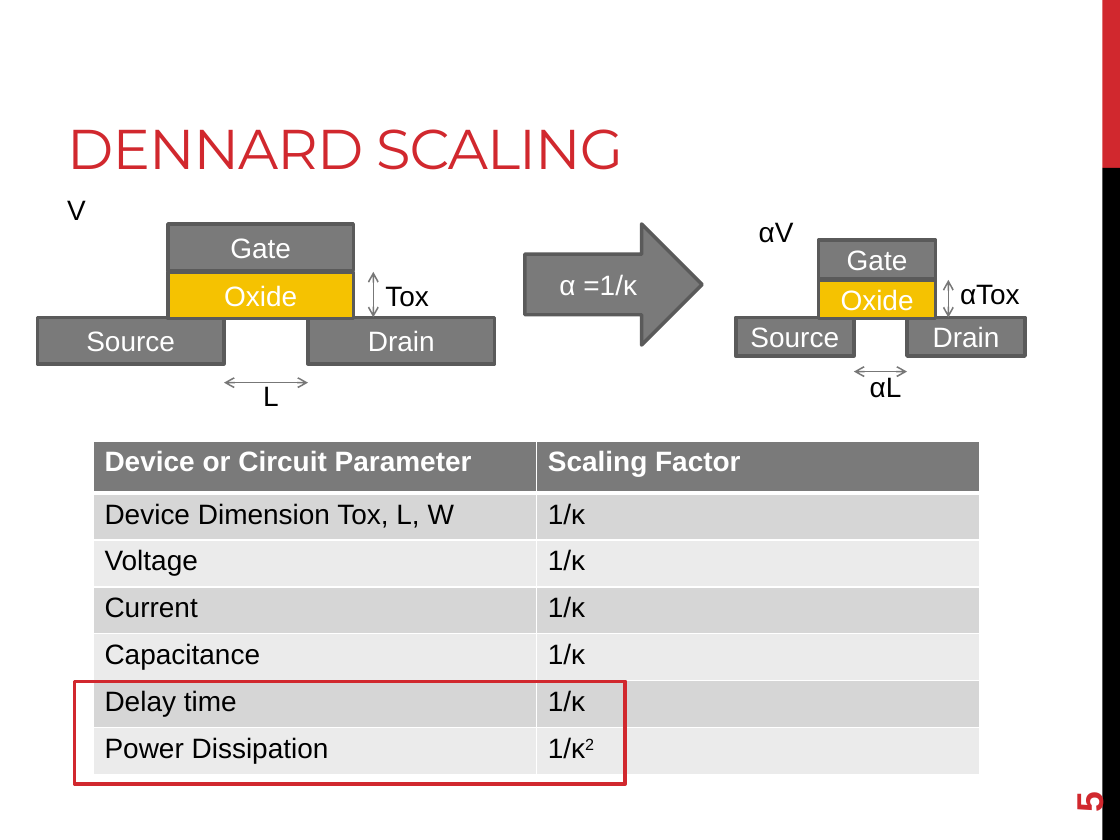
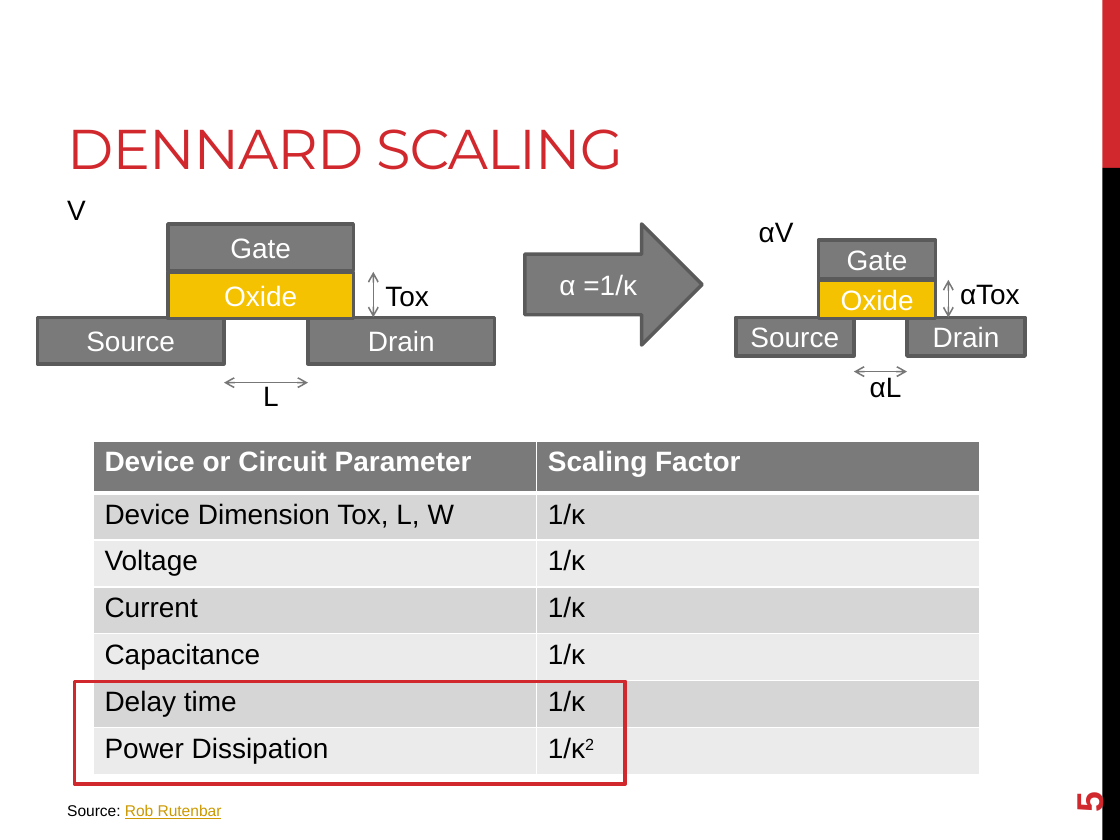
Before and after one commit to joshpeterson/DevelopingConcurrentSoftware, a slide deck: slide 5 of Lectures/Dennard Scaling/Dennard Scaling.pptx. Drawn at 1120x840 pixels with LibreOffice and Linux fonts; fonts in the diff are those of the drawing. Boxes give left, top, right and bottom in pixels: in the first picture for what was removed or moved away, otherwise in the second. Text is boxed around its words. In the diff, an @@ line names an element or a change of style, - is before the commit and + after.

Commit message:
Finish Dennard Scaling lecture.

```diff
--- a/Lectures/Dennard Scaling/Dennard Scaling.pptx
+++ b/Lectures/Dennard Scaling/Dennard Scaling.pptx
@@ text added at (x1=67, y1=804, x2=222, y2=819), 10 pt, text #CC9900, underline @@
+Source: Rob Rutenbar
```
Also in this commit, not shown: 1 other slide changed, 6 slides added.
